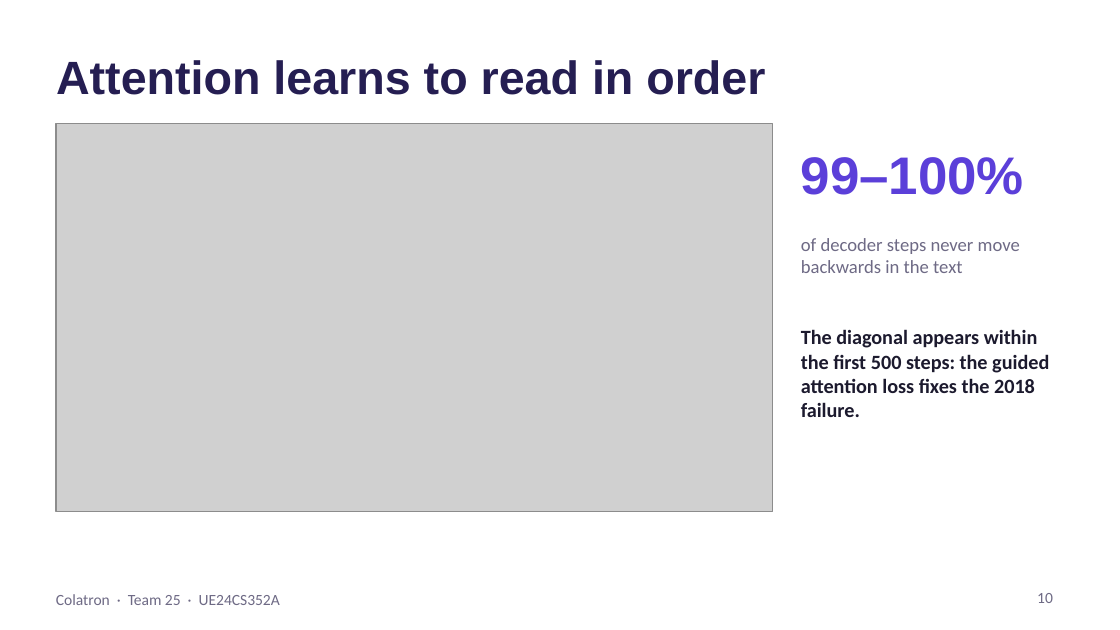
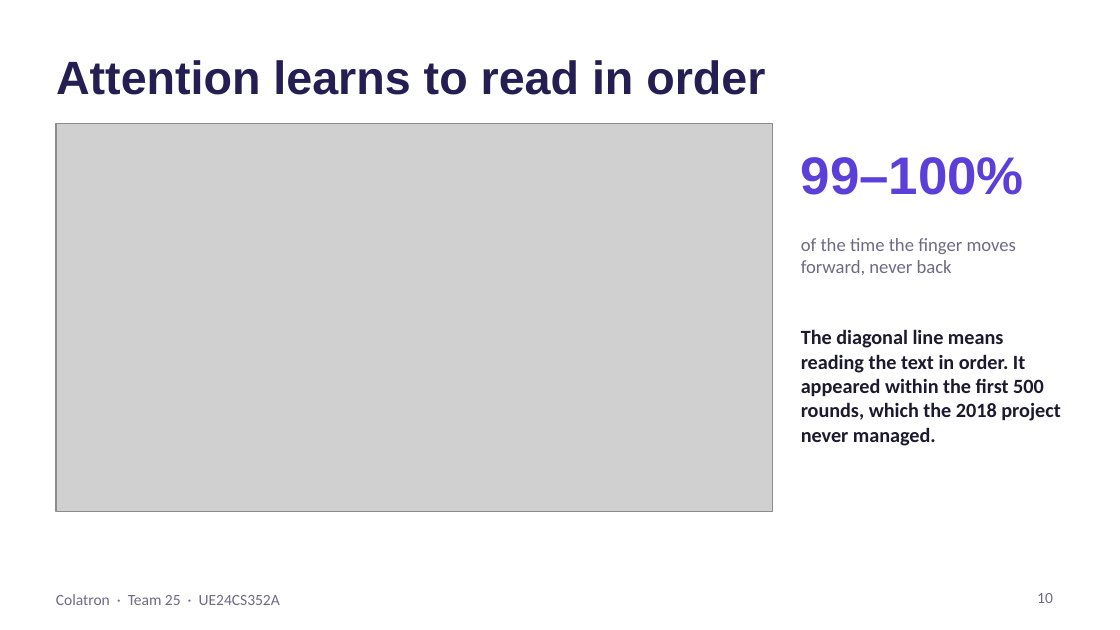
Before and after one commit to Mann0801/colatron-tts, a slide deck: slide 10 of report/Colatron_Slides.pptx. Drawn at 1120x630 pixels with LibreOffice and Linux fonts; fonts in the diff are those of the drawing; grey boxes stand for pictures. Boxes give left, top, right and bottom in pixels: in the first picture for what was removed or moved away, otherwise in the second. Text is boxed around its words. In the diff, an @@ line names an element or a change of style, - is before the commit and + after.

```diff
--- a/report/Colatron_Slides.pptx
+++ b/report/Colatron_Slides.pptx
@@ text at (801,238,1016,275): text changed @@
-of decoder steps never move backwards in the text
+of the time the finger moves forward, never back
@@ text at (801,329,1060,446): text changed @@
-The diagonal appears within the first 500 steps: the guided attention loss fixes the 2018 failure.
+The diagonal line means reading the text in order. It appeared within the first 500 rounds, which the 2018 project never managed.
```
Also in this commit, not shown: 13 other slides changed.
